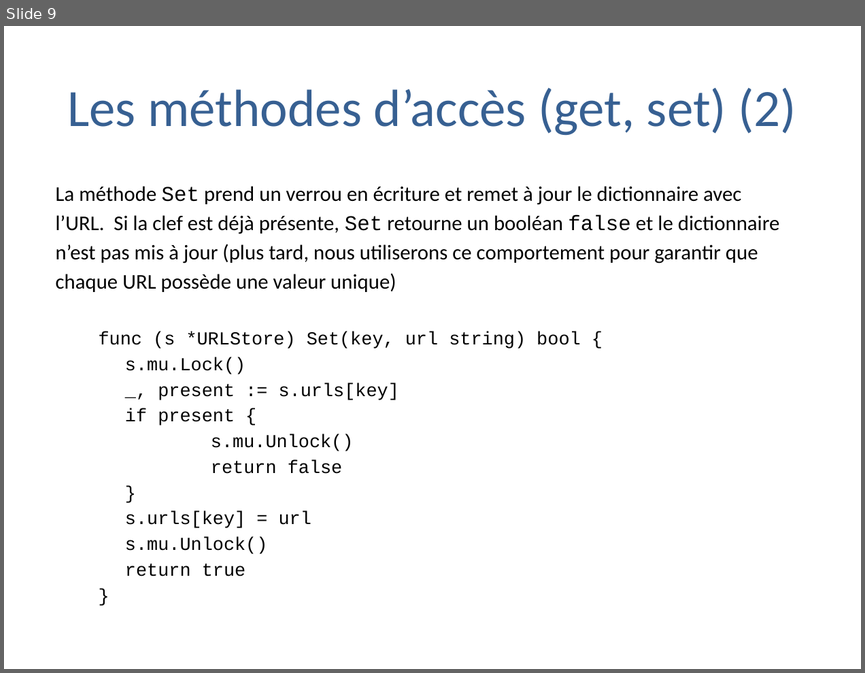
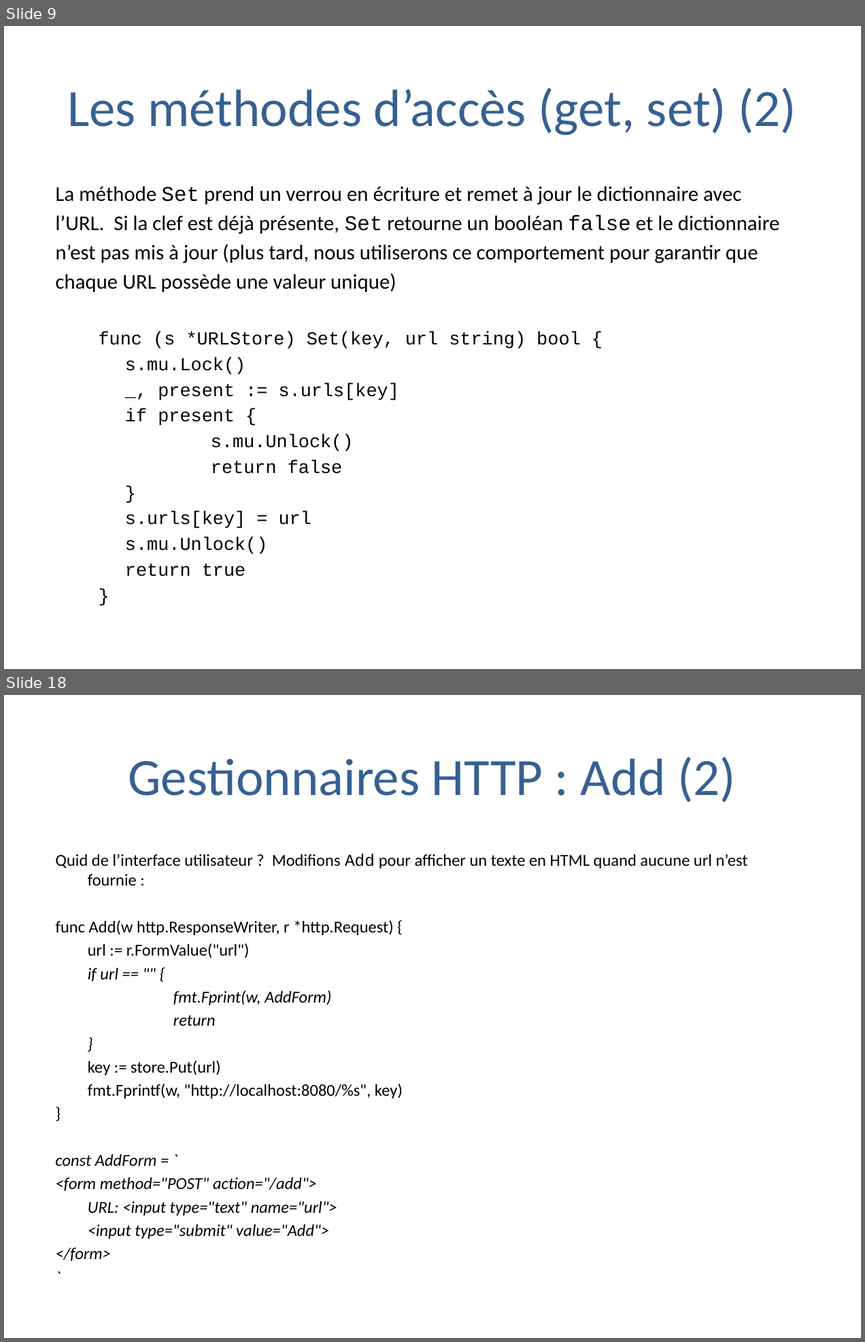
Before and after one commit to trash-anger/golang-france, a slide deck: Go-documentation/cours-general/Pratique de la programmation en go.pptx. Shown one above the other, each under a label of ours: slide 9 before the commit, slides 9 and 18 after it; the slides between them are not shown. The pictures are 865x673 and 865x1342 pixels, drawn with LibreOffice and Linux fonts; fonts in the diff are those of the drawing; background and template pictures are left out. Boxes give left, top, right and bottom in pixels: in the first picture for what was removed or moved away, otherwise in the second. Text is boxed around its words. In the diff, an @@ line names an element or a change of style, - is before the commit and + after.

```diff
--- a/Go-documentation/cours-general/Pratique de la programmation en go.pptx
+++ b/Go-documentation/cours-general/Pratique de la programmation en go.pptx
@@ slide 18 added at (4,695,861,1338), background #FFFFFF @@
@@ title added at (128,757,736,802), 44 pt, text #376092 @@
+Gestionnaires HTTP : Add (2)
@@ text added at (56,853,748,1261), 14 pt, text #000000 @@
+Quid de l’interface utilisateur ? Modifions Add pour afficher un texte en HTML quand aucune url n’est fournie :
+func Add(w http.ResponseWriter, r *http.Request) {
+url := r.FormValue("url")
+if url == "" {
+fmt.Fprint(w, AddForm)
+return
+}
+key := store.Put(url)
+fmt.Fprintf(w, "http://localhost:8080/%s", key)
+}
+const AddForm = `
+<form method="POST" action="/add">
+URL: <input type="text" name="url">
+<input type="submit" value="Add">
+</form>
+`
```
Also in this commit, not shown: 15 other slides added.
